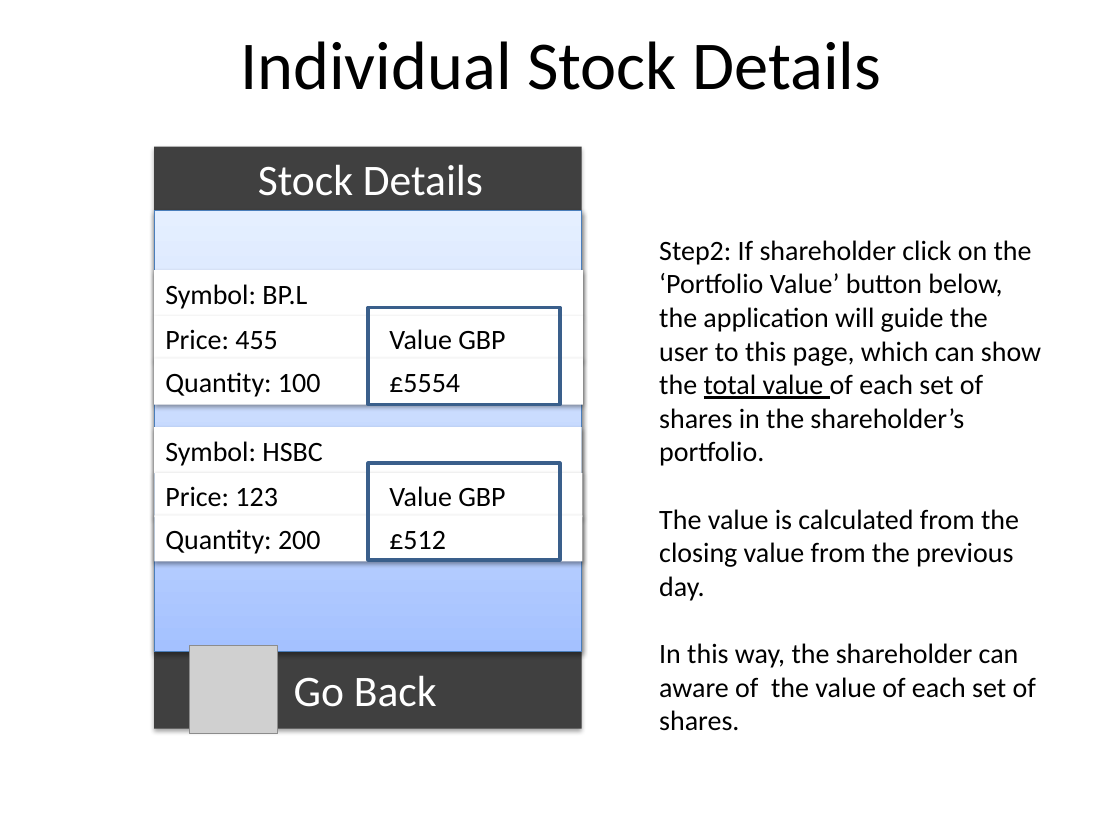
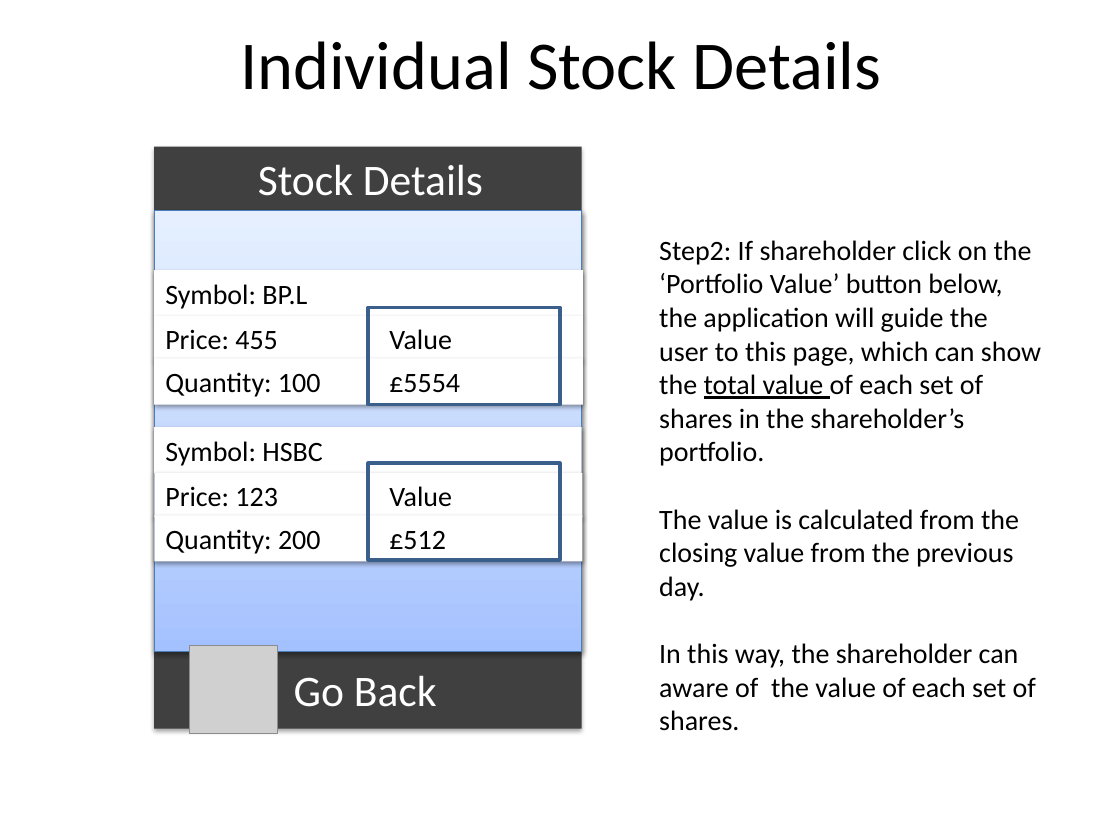
Before and after one commit to SoC-UoD/ELPPA, a slide deck: slide 5 of documents/sprint1/sprint-planning/Stock Tracker Design(with test explanation)- updated.pptx. Drawn at 1120x840 pixels with LibreOffice and Linux fonts; fonts in the diff are those of the drawing; grey boxes stand for pictures. Boxes give left, top, right and bottom in pixels: in the first picture for what was removed or moved away, otherwise in the second. Text is boxed around its words. In the diff, an @@ line names an element or a change of style, - is before the commit and + after.

```diff
--- a/documents/sprint1/sprint-planning/Stock Tracker Design(with test explanation)- updated.pptx
+++ b/documents/sprint1/sprint-planning/Stock Tracker Design(with test explanation)- updated.pptx
@@ text in rectangle at box(165, 329, 452, 350): text changed @@
-Price: 455 Value GBP
+Price: 455 Value
@@ text in rectangle at box(165, 486, 452, 507): text changed @@
-Price: 123 Value GBP
+Price: 123 Value
```
Also in this commit, not shown: 1 other slide changed, 2 slides added, 52 other files.
